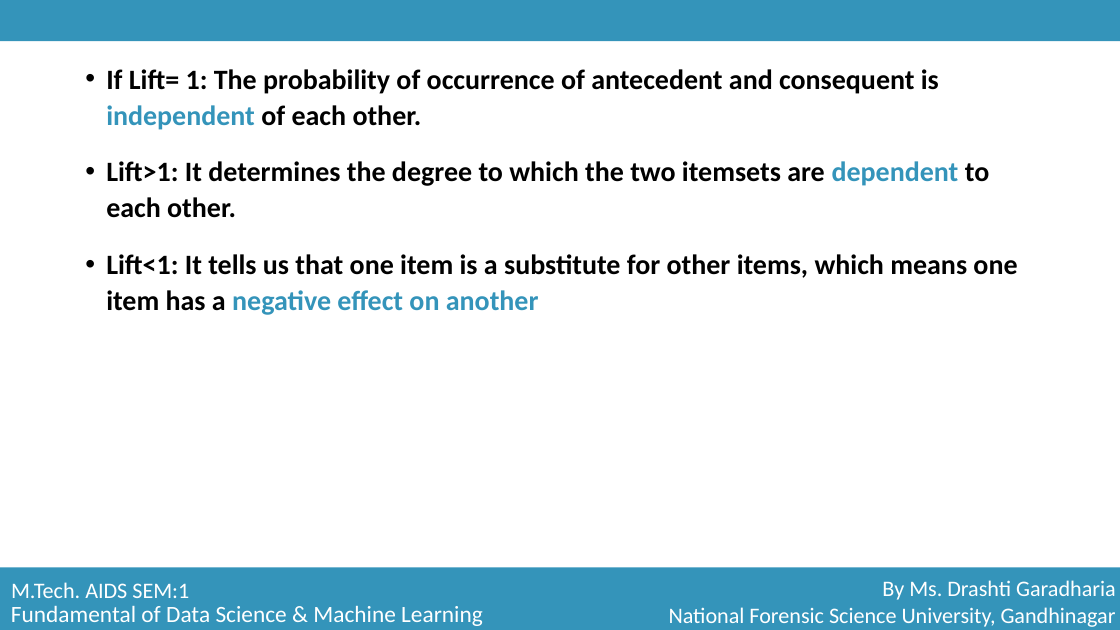
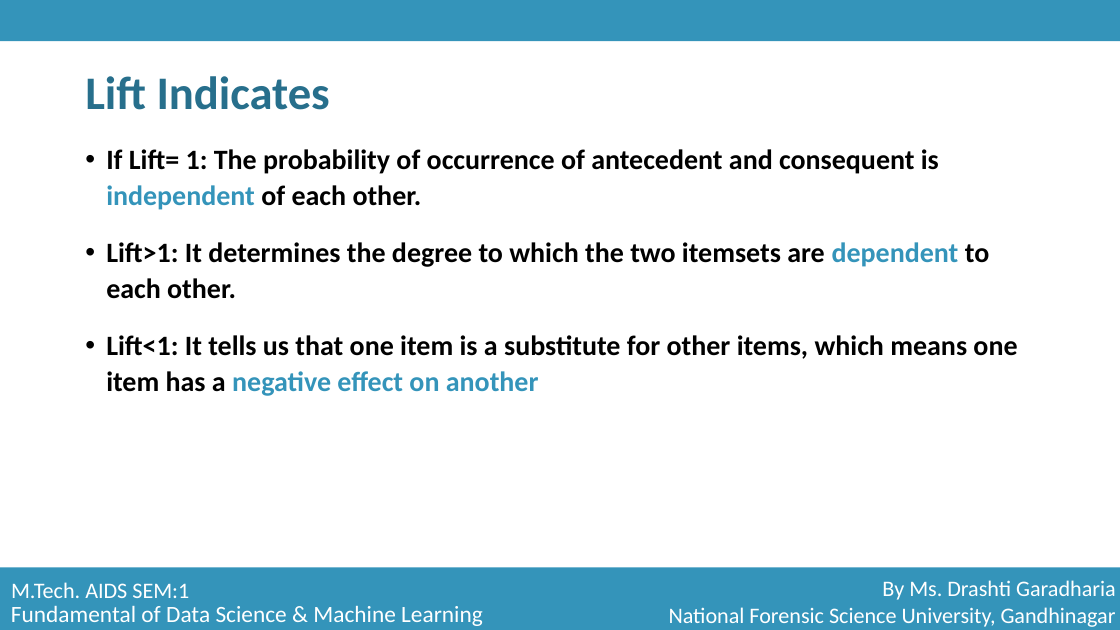
Before and after one commit to sinister-virus/AiDS_SiCS, a slide deck: slide 6 of Gandhinagar/Sem_1/S4_FDSML - Fundamentals of Data Science and Machine Learning/FDSML_Notes/Unit_3_Part_1.pptx. Drawn at 1120x630 pixels with LibreOffice and Linux fonts; fonts in the diff are those of the drawing. Boxes give left, top, right and bottom in pixels: in the first picture for what was removed or moved away, otherwise in the second. Text is boxed around its words. In the diff, an @@ line names an element or a change of style, - is before the commit and + after.

```diff
--- a/Gandhinagar/Sem_1/S4_FDSML - Fundamentals of Data Science and Machine Learning/FDSML_Notes/Unit_3_Part_1.pptx
+++ b/Gandhinagar/Sem_1/S4_FDSML - Fundamentals of Data Science and Machine Learning/FDSML_Notes/Unit_3_Part_1.pptx
@@ text at (85,76,330,110): paragraph added @@
+Lift Indicates
```
Also in this commit, not shown: 20 other slides changed, 5 other files.
